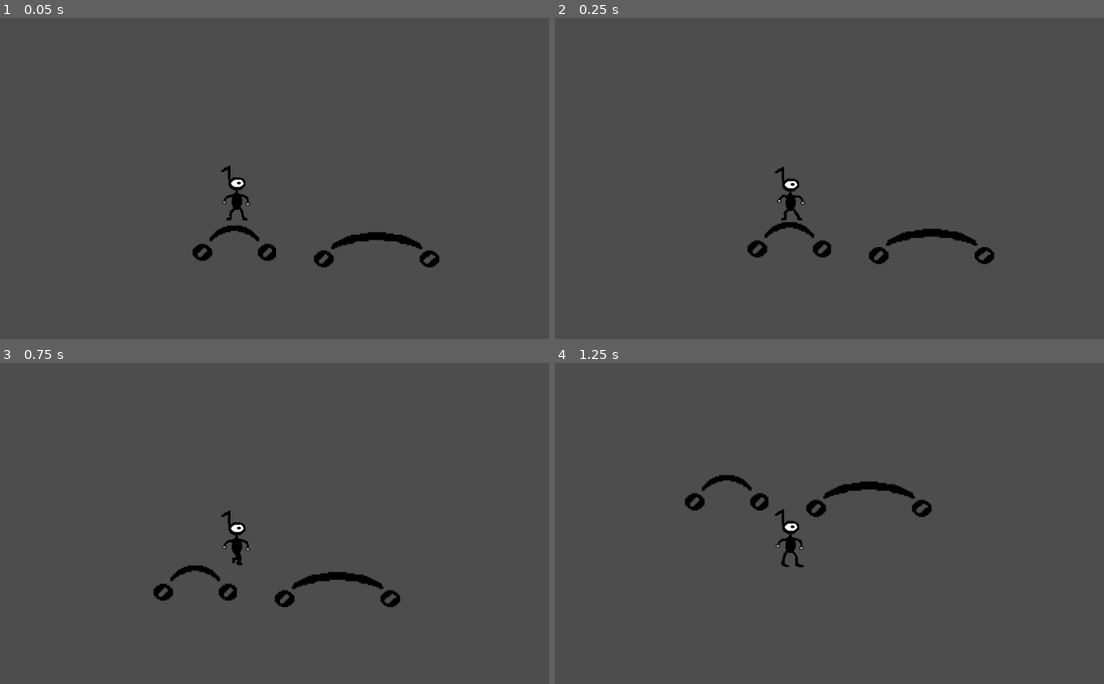
Above: before the commit, frames 1-4 (two rows, left to right).
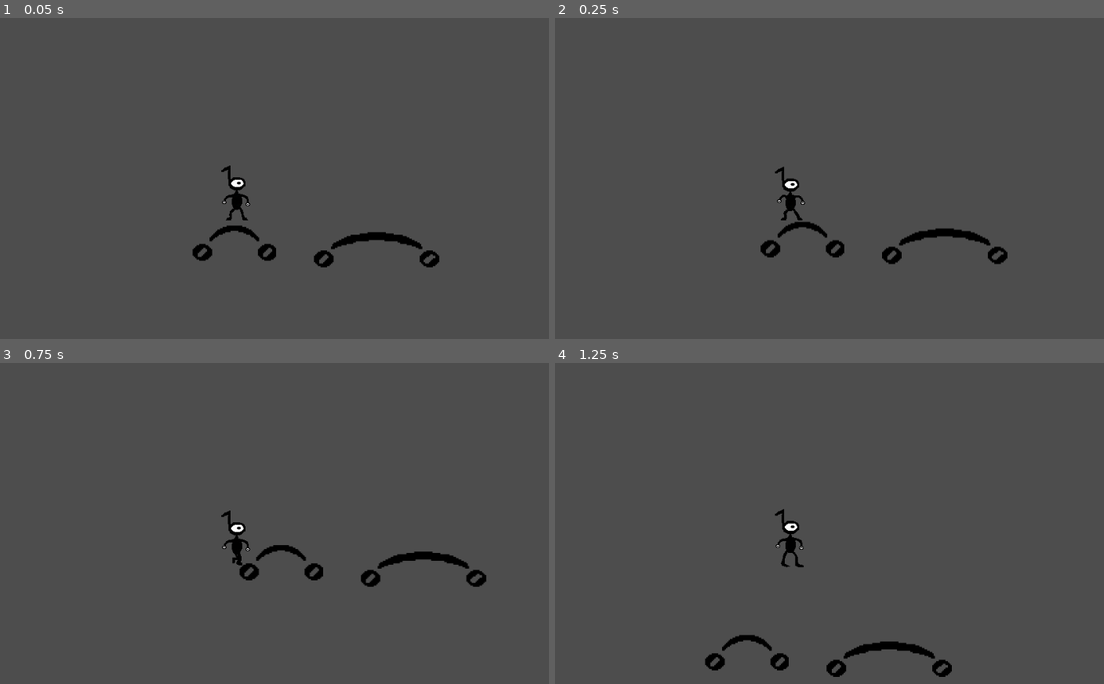
Above: after the commit, the same moments.

Repository: TechPowerAwaits/MRUHacks-2026
Game: Godot game, scene res://scenes/playertest.tscn
Two runs of this game, one before a commit and one after it. Both use one fixed random seed, a clock stepped at 60 frames per second and the inputs below. This scene is started directly instead of the project's main scene.
Inputs:
- Up to frame 1 (0.05 s): no input
- Up to frame 2 (0.25 s): no input
- Up to frame 3 (0.75 s): hold D (move_right) from 0.53 s (still down)
- Up to frame 4 (1.25 s): keep holding D (move_right); tap Space (jump) at 0.77 s

Frame 1 is identical in both runs. In frame 2, 1.4% of the frame differs, in the area x 35-83%, y 63-77%; in frame 3, 1.9%; in frame 4, 2.1%, in the area x 23-73%, y 34-98%.

Commit message:
Implement object slipperyness for Player

Diff:
--- a/scenes/player.gd
+++ b/scenes/player.gd
@@ -20,10 +20,12 @@
 
 	handle_jump()
 	handle_move()
-	# Bugged. Sometimes causes the player to be embedded within the platforms.
-	#handle_angles()
 
 	move_and_slide()
+
+	var collision = get_last_slide_collision()
+	if collision:
+		handle_special_properties(collision.get_collider())
 
 
 func handle_jump():
@@ -49,9 +51,12 @@
 		velocity.x = move_toward(velocity.x, 0, speed)
 
 
-func handle_angles():
-	var platform_angle = get_floor_angle() * sign(get_floor_normal().x)
+func handle_special_properties(obj: Object):
+	if obj.get_meta("Slippery", false):
+		handle_slippery_slope()
 
-	if platform_angle != 0:
-		set_rotation(platform_angle)
-		velocity.x += sign(platform_angle) * speed / 2
+
+func handle_slippery_slope():
+	var facing_right = not $AnimatedSprite2D.flip_h
+	velocity.x = (speed / 2) * (-1 if facing_right else 1)
+	move_and_slide()
